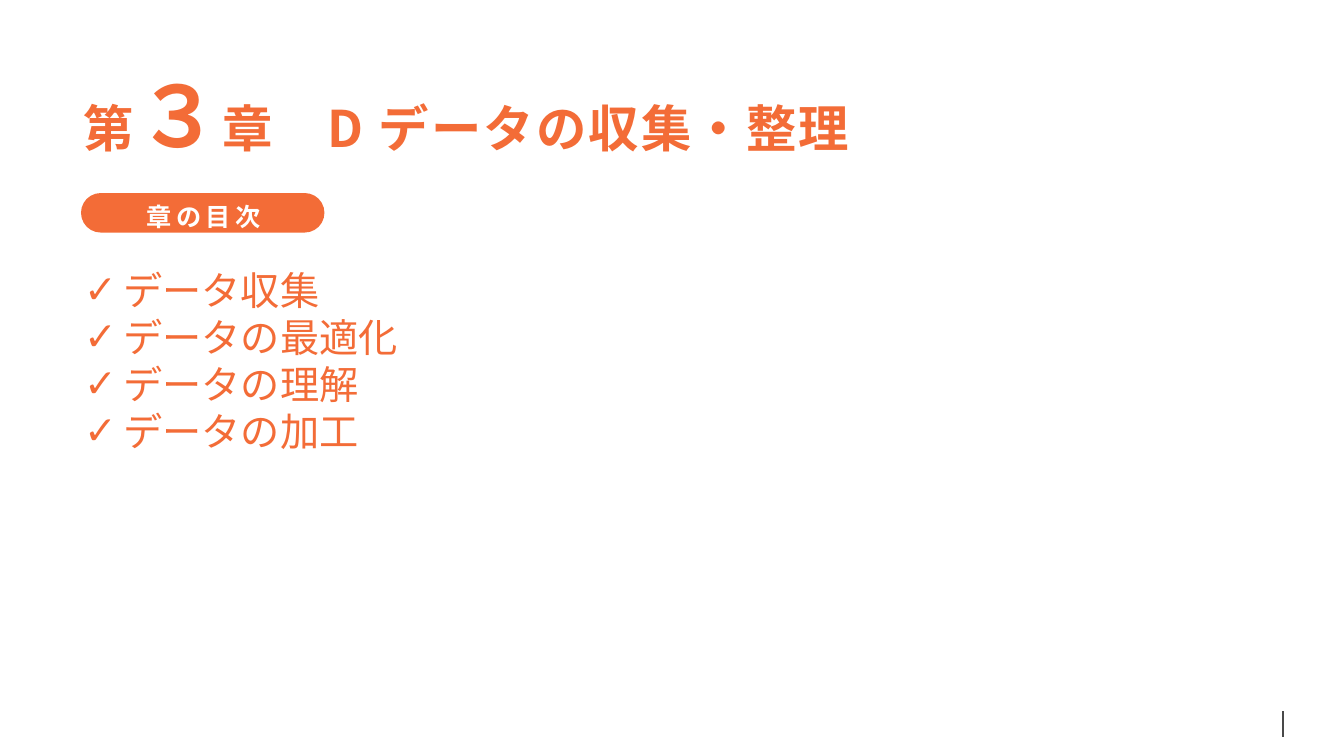
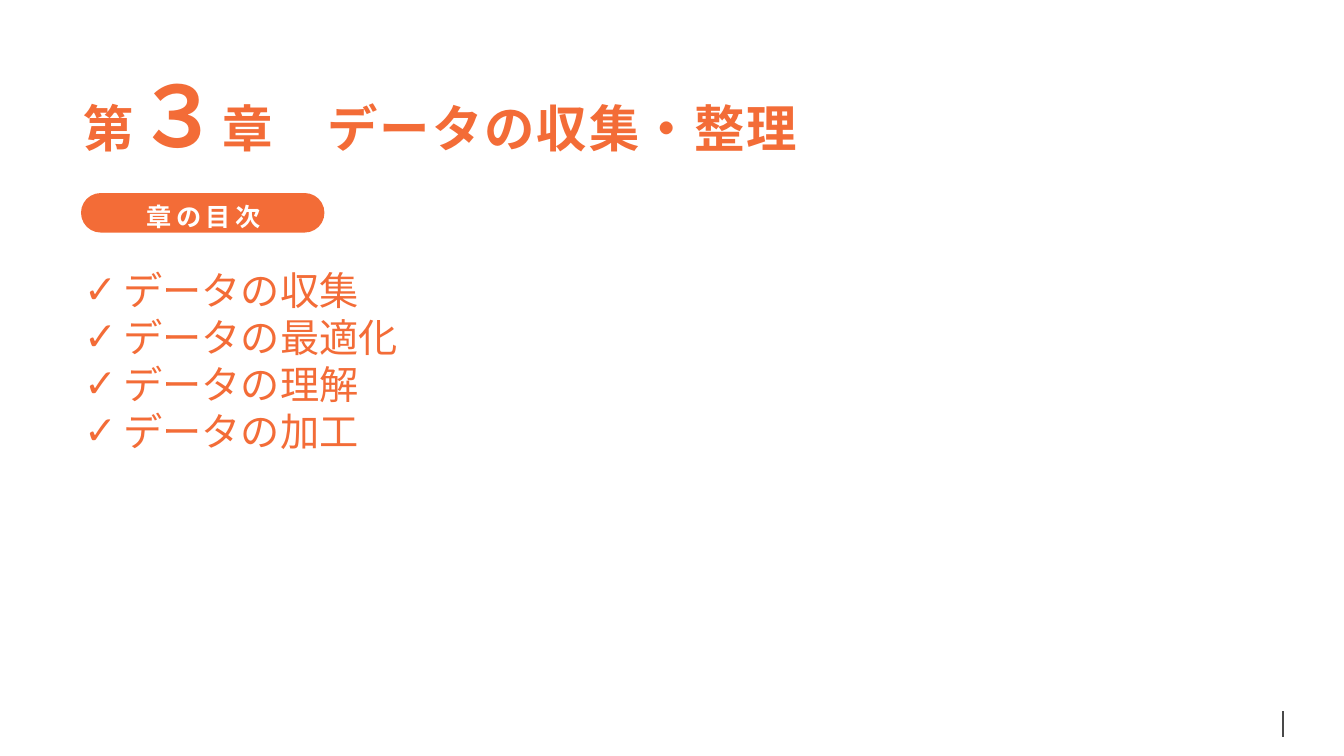
Before and after one commit to trainocate-japan/Excel-Data-Analytics, a slide deck: slide 33 of Excelデータ分析.pptx. Drawn at 1344x756 pixels with LibreOffice and Linux fonts; fonts in the diff are those of the drawing; background and template pictures are left out. Boxes give left, top, right and bottom in pixels: in the first picture for what was removed or moved away, otherwise in the second. Text is boxed around its words. In the diff, an @@ line names an element or a change of style, - is before the commit and + after.

```diff
--- a/Excelデータ分析.pptx
+++ b/Excelデータ分析.pptx
@@ text at [84,103,797,152]: text changed @@
-第３章 D データの収集・整理
+第３章 データの収集・整理
@@ text at [123,272,358,308]: text changed @@
-✓ データ収集
+✓ データの収集
```
Also in this commit, not shown: 7 other slides changed, 1 slide removed, 10 other files.
